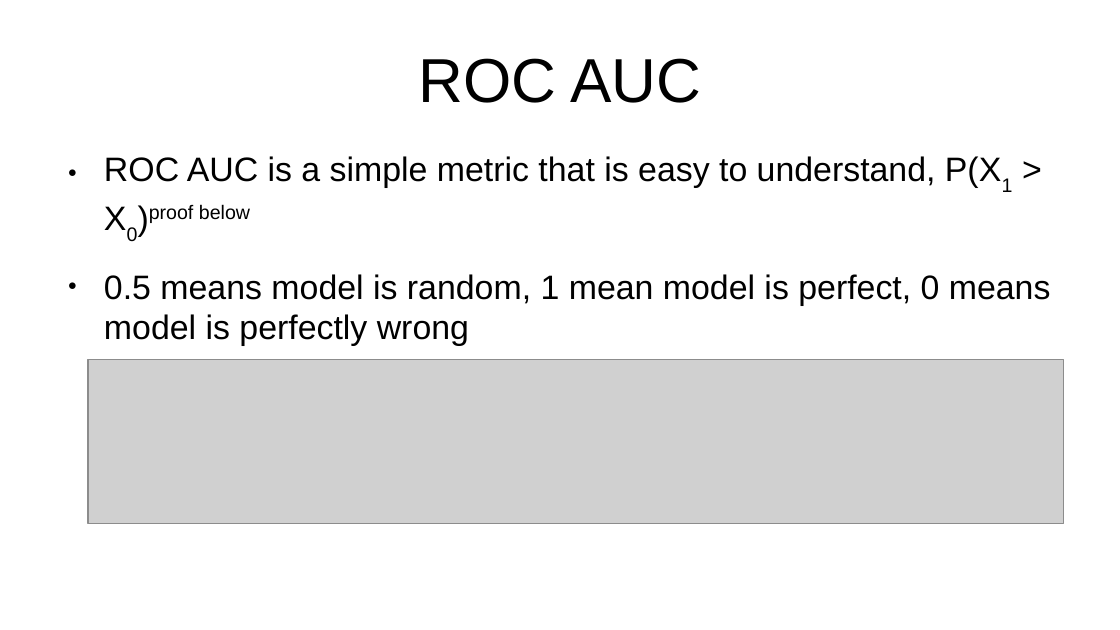
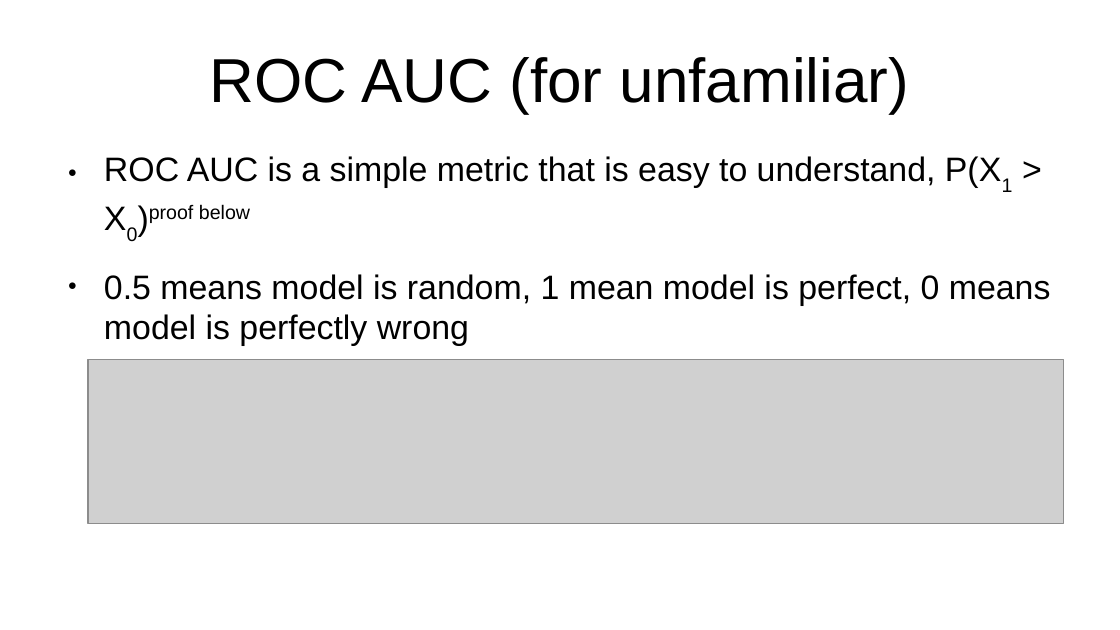
Before and after one commit to leexa90/RWD-drug-efficacy, a slide deck: slide 7 of ppt.odp. Drawn at 1120x630 pixels with LibreOffice and Linux fonts; fonts in the diff are those of the drawing; grey boxes stand for pictures. Boxes give left, top, right and bottom in pixels: in the first picture for what was removed or moved away, otherwise in the second. Text is boxed around its words. In the diff, an @@ line names an element or a change of style, - is before the commit and + after.

```diff
--- a/ppt.odp
+++ b/ppt.odp
@@ title at [209,57,910,113]: text changed @@
-ROC AUC
+ROC AUC (for unfamiliar)
```
Also in this commit, not shown: 2 other slides changed, 1 other file.
